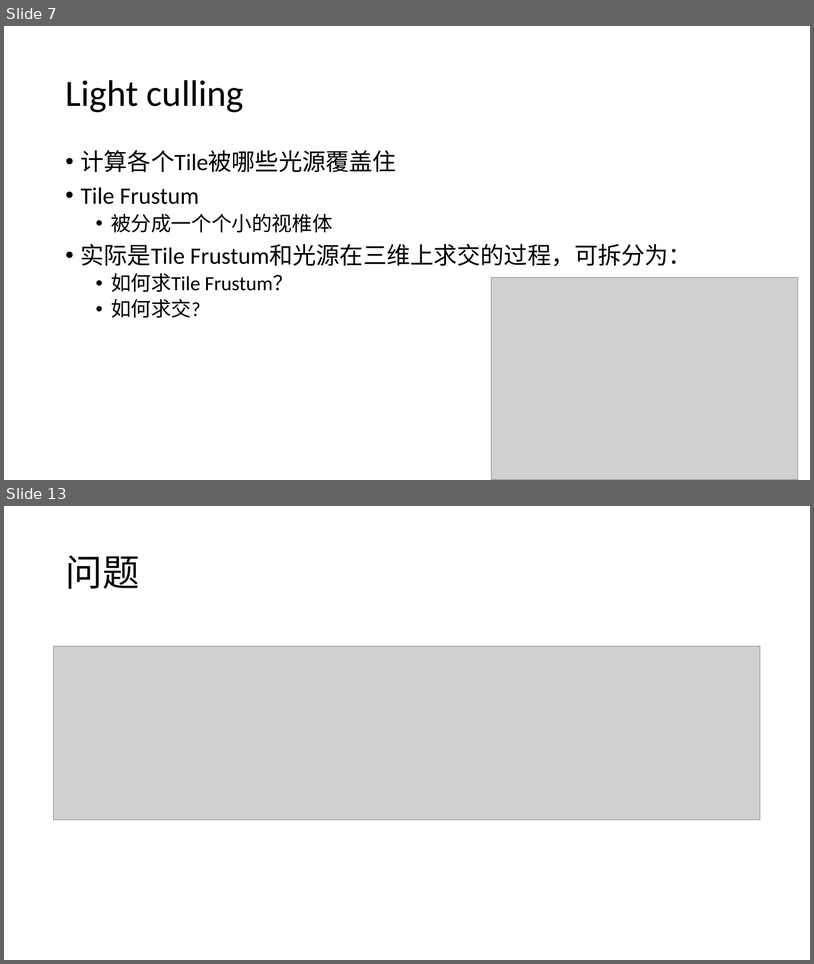
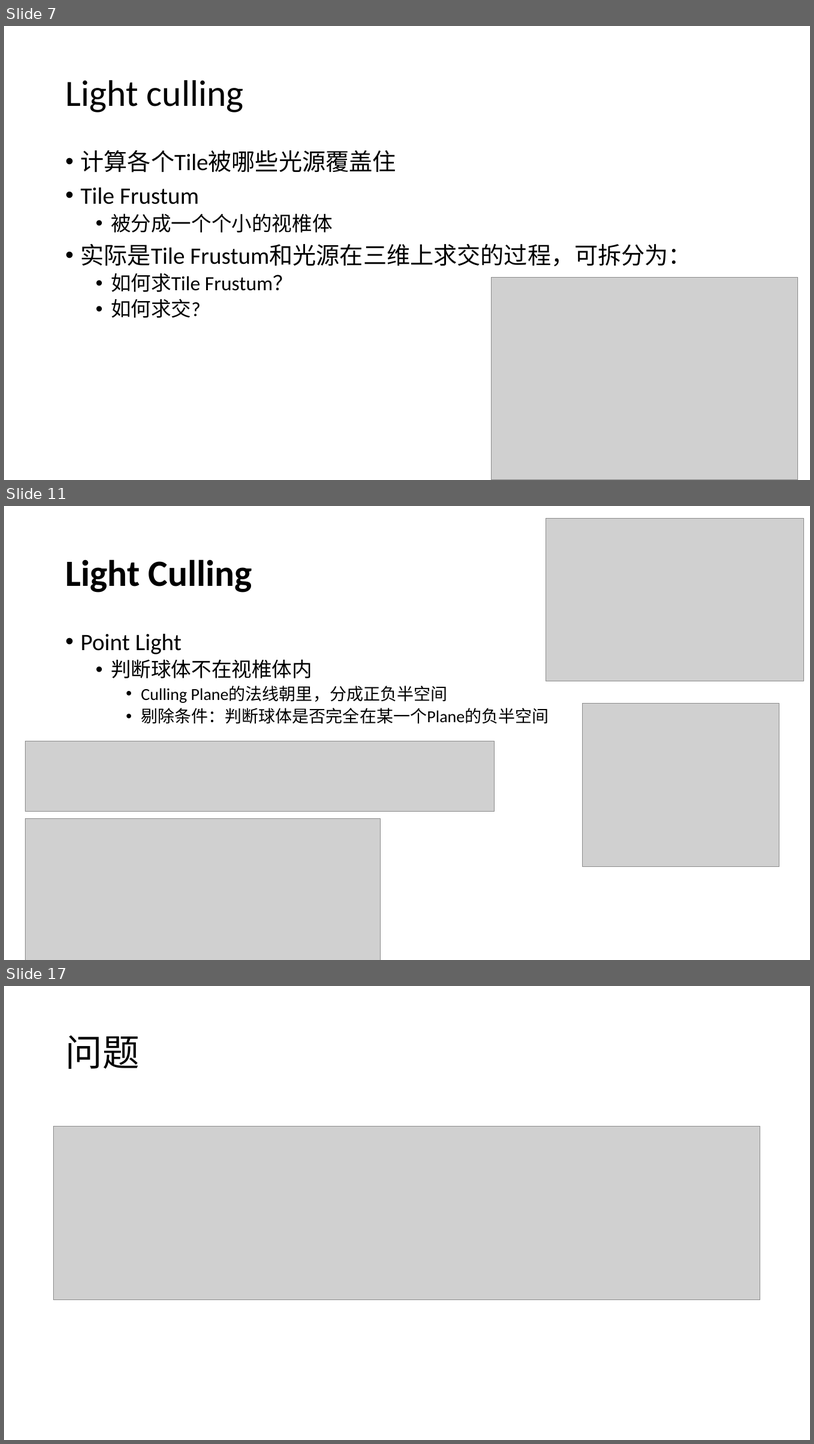
Before and after one commit to liangjuntu/Papers, a slide deck: ForwardPlus/Forward+梁骏图.pptx. Shown one above the other, each under a label of ours: slides 7 and 13 before the commit, slides 7, 11 and 17 after it; the slides between them are not shown. The pictures are 814x964 and 814x1444 pixels, drawn with LibreOffice and Linux fonts; fonts in the diff are those of the drawing; grey boxes stand for pictures. Boxes give left, top, right and bottom in pixels: in the first picture for what was removed or moved away, otherwise in the second. Text is boxed around its words. In the diff, an @@ line names an element or a change of style, - is before the commit and + after.

```diff
--- a/ForwardPlus/Forward+梁骏图.pptx
+++ b/ForwardPlus/Forward+梁骏图.pptx
@@ slide 11 added at box(4, 506, 810, 960), background #FFFFFF @@
@@ picture added at box(546, 518, 804, 681) @@
@@ title added at box(65, 559, 252, 592), 44 pt, text #000000, bold @@
+Light Culling
@@ text added at box(81, 633, 549, 724), 20 pt, text #000000 @@
+• Point Light
+  • 判断球体不在视椎体内
+    • Culling Plane的法线朝里，分成正负半空间
+    • 剔除条件：判断球体是否完全在某一个Plane的负半空间
@@ picture added at box(583, 703, 780, 866) @@
@@ picture added at box(25, 741, 495, 811) @@
@@ picture added at box(25, 818, 380, 960) @@
@@ what was slide 13 is now slide 17 @@
```
Also in this commit, not shown: 3 slides changed, 6 other slides added, 3 slides removed.
